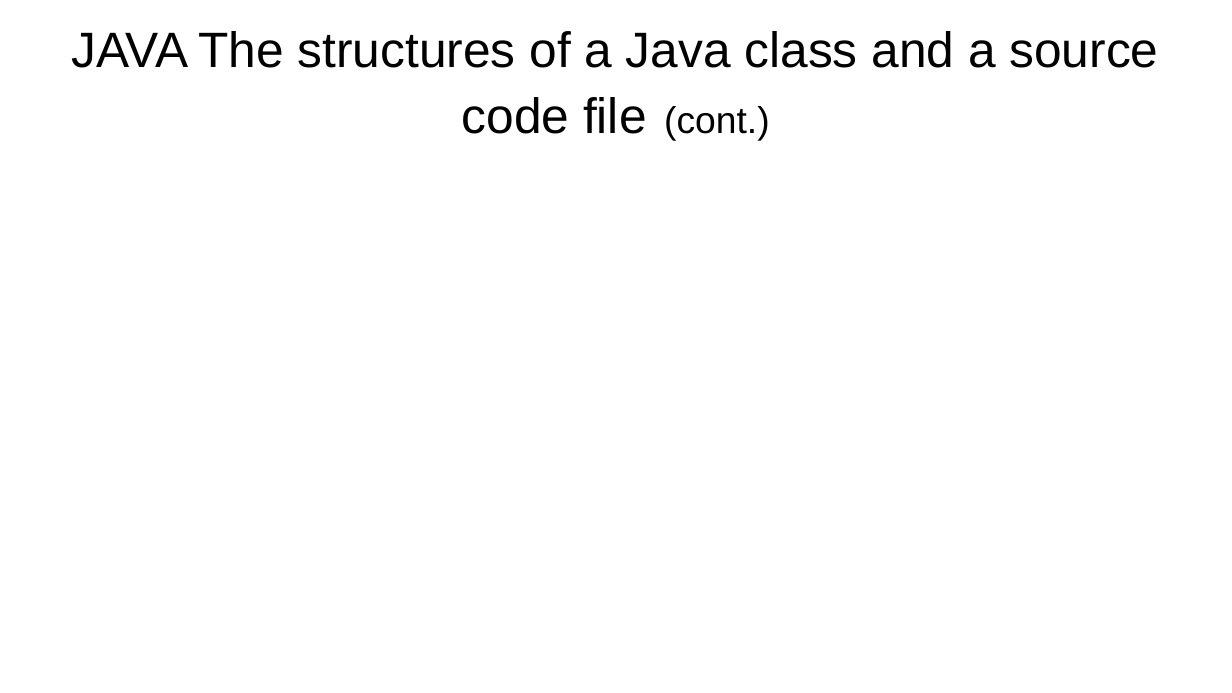
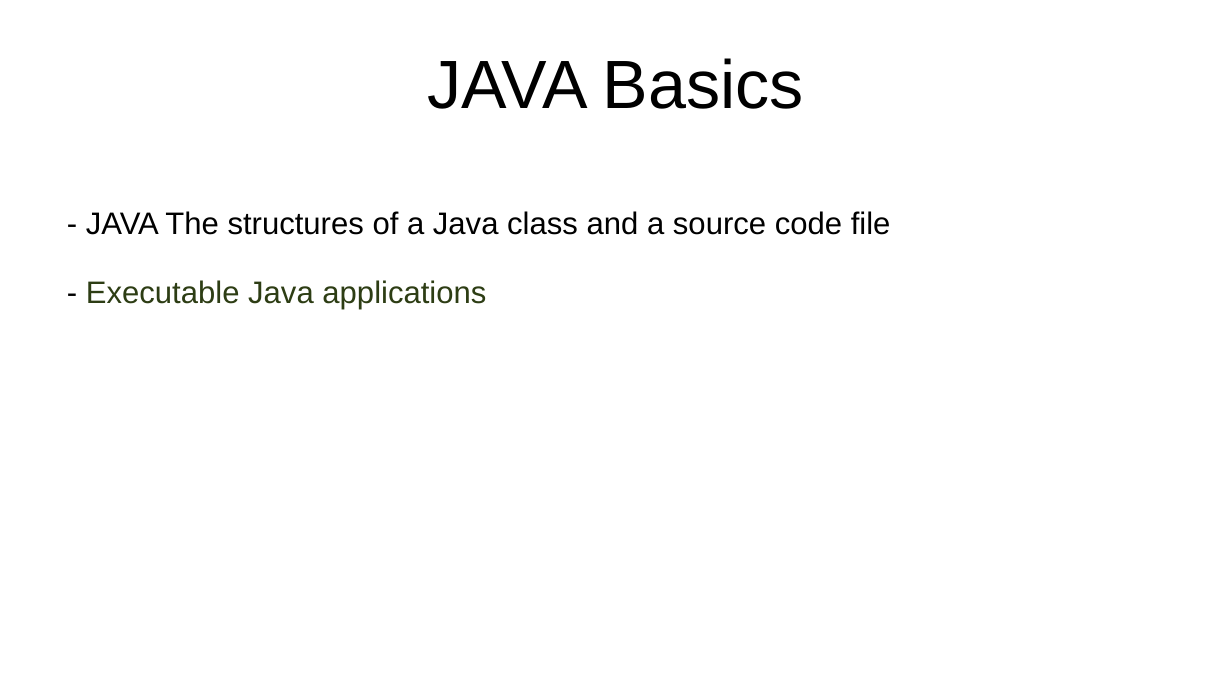
Before and after one commit to wtineomoronta/work-coding-dojo, a slide deck: slide 4 of Java Coding Dojo - Session 1.ppt (slide 16 before the commit). Drawn at 1232x693 pixels with LibreOffice and Linux fonts; fonts in the diff are those of the drawing. Boxes give left, top, right and bottom in pixels: in the first picture for what was removed or moved away, otherwise in the second. Text is boxed around its words. In the diff, an @@ line names an element or a change of style, - is before the commit and + after.

Commit message:
add content to presentation java coding dojo session 1

```diff
--- a/Java Coding Dojo - Session 1.ppt
+++ b/Java Coding Dojo - Session 1.ppt
@@ title at bbox=[427, 58, 804, 109]: text changed; size 32 to 44 pt @@
-JAVA The structures of a Java class and a source code file (cont.)
+JAVA Basics
@@ text added at bbox=[86, 211, 891, 310], 20 pt, text #000000 @@
+- JAVA The structures of a Java class and a source code file
+- Executable Java applications
```
Also in this commit, not shown: 1 other slide changed, 7 slides added, 17 slides removed.
